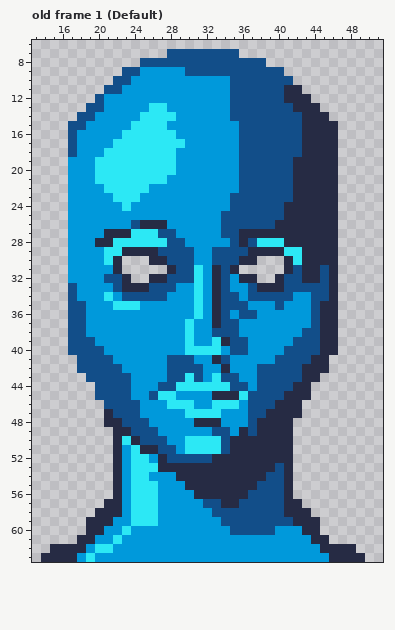
Two states of a pixel-art file, Assets/Sprites/Streamers/Streamer3.aseprite. Above: the version before the commit.
64x64 pixels, 24 frames. Shown: old frame 1 (Default): x 13..51, y 6..63.
The same view after the edit:
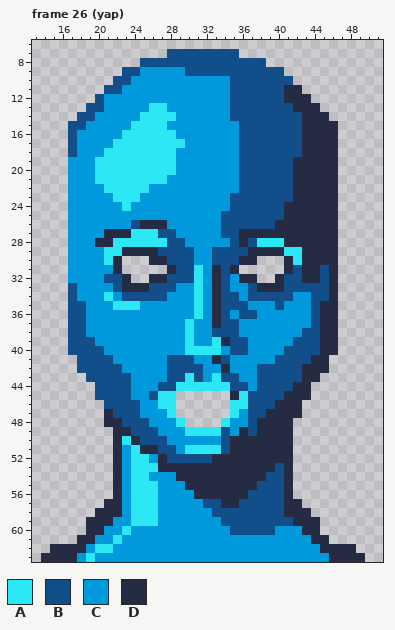
Palette (. is transparent): A #2ce8f5  B #124e89  C #0099db  D #262b44
A new or re-ordered frame is compared with the old frame closest to it.
Log entry: added yap animation, not fully integrated yet
Change:
frames 24 -> 26
Frame 26 (yap) is new; against old frame 1 (Default), layer "Face":
Colour B becomes colour A in row 49 at x 33.
Colour C becomes colour A in row 46 at x 27 and 36; in row 47 at x 28 and 35; in row 48 at x 29 and 34; in row 49 at x 30 to 32.
Colour A becomes colour C in row 50 at x 30 to 33.
Colour A is removed in row 46 at x 29 to 30 and 33 to 34; in row 47 at x 30 to 33.
Colour C is removed in row 45 at x 29 to 32; in row 46 at x 31 to 32; in row 47 at x 29 and 34; in row 48 at x 30.
Colour D is removed in row 45 at x 33 to 34; in row 48 at x 31 to 33.
Boxes around the changes in both pictures, in picture pixels (x1, y1, x2, y2):
changed: (158, 391, 248, 445)
